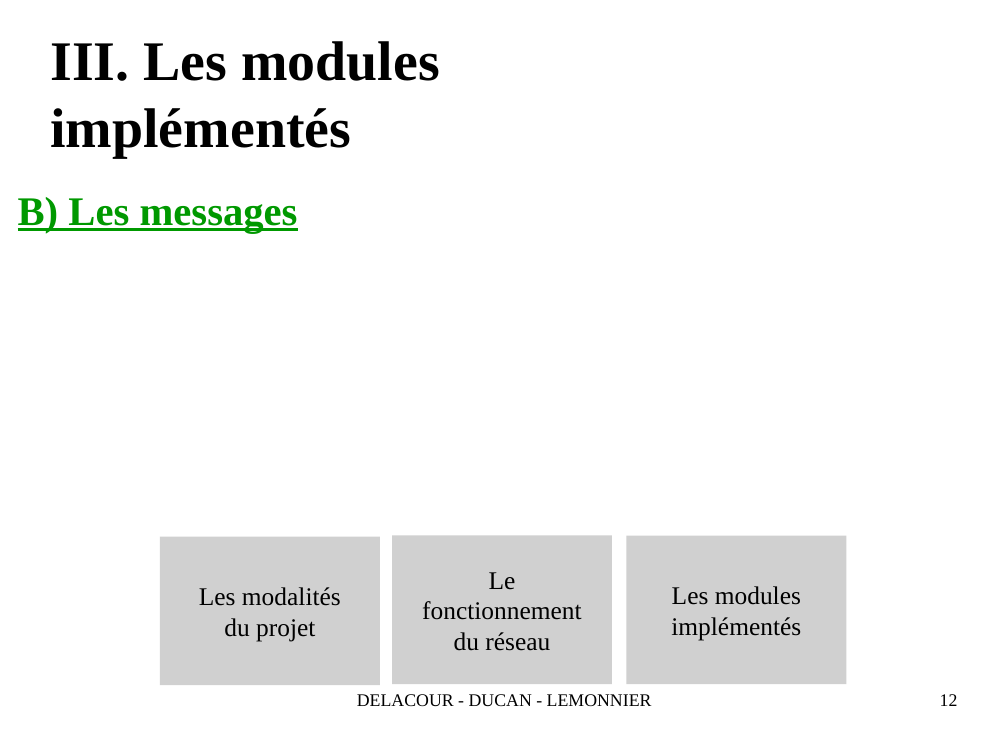
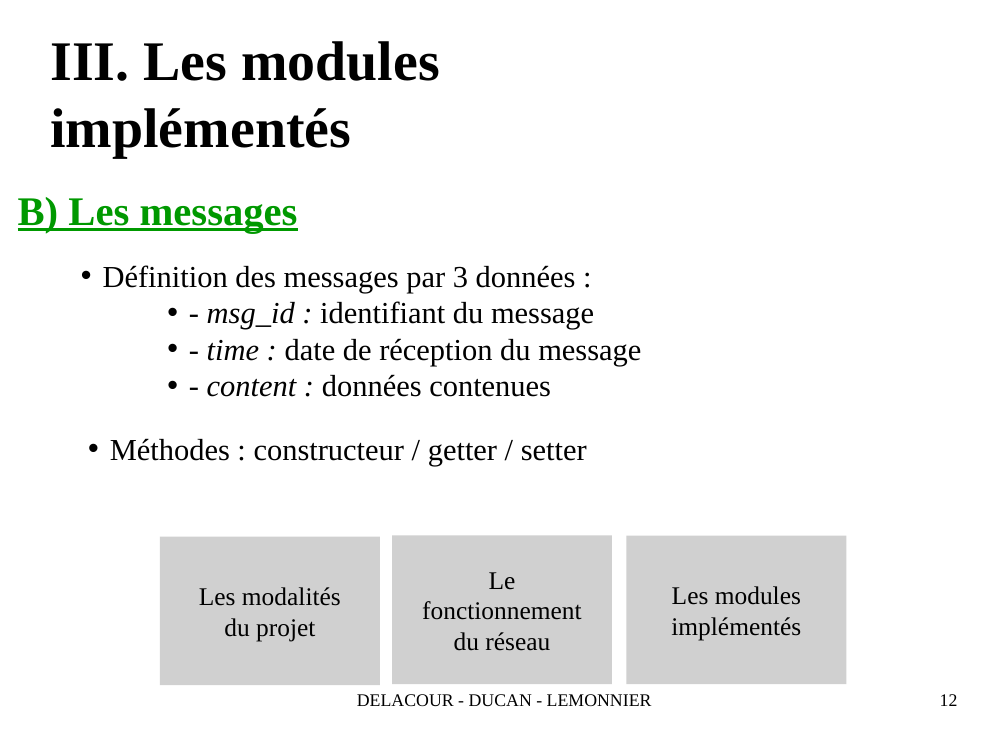
Before and after one commit to QuentinLem/ProjetTech-AutoPilot, a slide deck: slide 12 of doc/SoutenanceProjetReseau2016.odp. Drawn at 1008x756 pixels with LibreOffice and Linux fonts; fonts in the diff are those of the drawing; grey boxes stand for pictures; background and template pictures are left out. Boxes give left, top, right and bottom in pixels: in the first picture for what was removed or moved away, otherwise in the second. Text is boxed around its words. In the diff, an @@ line names an element or a change of style, - is before the commit and + after.

```diff
--- a/doc/SoutenanceProjetReseau2016.odp
+++ b/doc/SoutenanceProjetReseau2016.odp
@@ text added at [103, 265, 641, 397], 24 pt, text #000000 @@
+• Définition des messages par 3 données :
+        • - msg_id : identifiant du message
+        • - time : date de réception du message
+        • - content : données contenues
@@ text added at [110, 438, 587, 466], 24 pt, text #000000 @@
+• Méthodes : constructeur / getter / setter
```
Also in this commit, not shown: 2 other slides changed.
